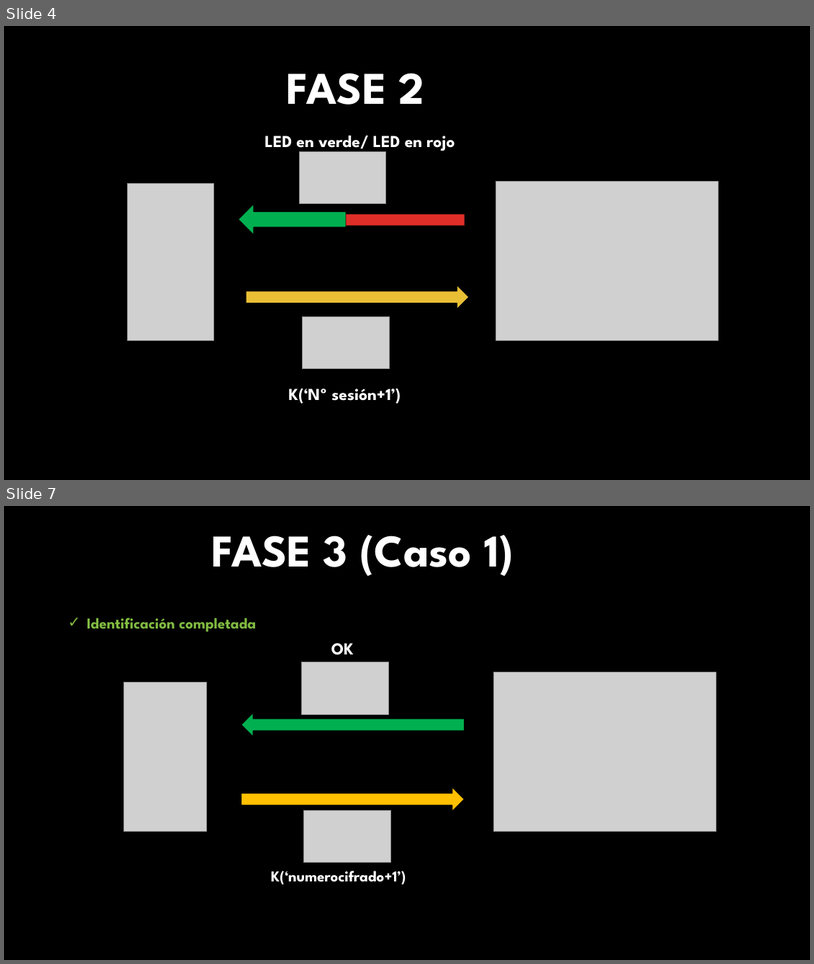
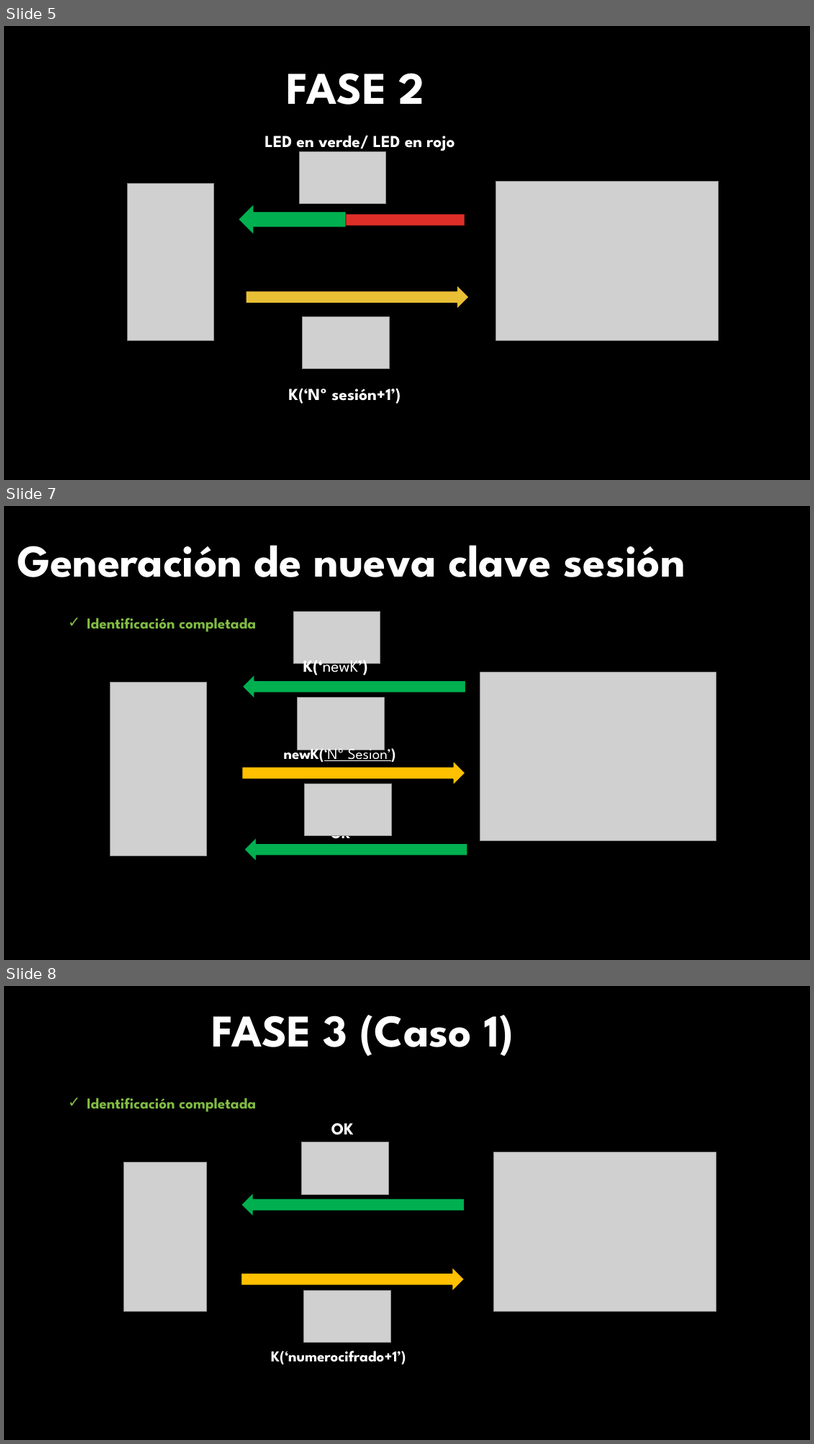
Before and after one commit to UVaNoobs/BlueFingerprint, a slide deck: PresentaciónFinal.pptx. Shown one above the other, each under a label of ours: slides 4 and 7 before the commit, slides 5, 7 and 8 after it; the slides between them are not shown. The pictures are 814x964 and 814x1444 pixels, drawn with LibreOffice and Linux fonts; fonts in the diff are those of the drawing; grey boxes stand for pictures; background and template pictures are left out. Boxes give left, top, right and bottom in pixels: in the first picture for what was removed or moved away, otherwise in the second. Text is boxed around its words. In the diff, an @@ line names an element or a change of style, - is before the commit and + after.

```diff
--- a/PresentaciónFinal.pptx
+++ b/PresentaciónFinal.pptx
@@ slide 7 added at [4,506,810,960], background #000000 @@
@@ text added at [17,545,686,577], 54 pt, text #FFFFFF, bold @@
+Generación de nueva clave sesión
@@ picture added at [293,612,381,664] @@
@@ text added at [87,618,256,632], 18 pt, text #81BB42, bold @@
+✓ Identificación completada
@@ text added at [304,655,368,677], 20 pt, text #FFFFFF, bold @@
+K(‘newK’)
@@ left arrow added at [242,674,466,698], fill #00B050, outline #000000 1 pt @@
@@ picture added at [480,672,717,841] @@
@@ picture added at [111,682,206,856] @@
@@ picture added at [298,698,384,750] @@
@@ right arrow added at [242,761,466,785], fill #FFC000, outline #000000 1 pt @@
@@ text added at [284,744,396,762], 18 pt, text #FFFFFF, underline @@
+newK(‘Nº Sesion’)
@@ picture added at [305,784,392,836] @@
@@ left arrow added at [244,837,468,861], fill #00B050, outline #000000 1 pt @@
@@ text added at [331,835,351,842], 18 pt, text #FFFFFF, bold @@
+OK
@@ what was slide 4 is now slide 5 @@
@@ what was slide 7 is now slide 8 @@
```
Also in this commit, not shown: 5 slides changed, 1 other slide added, 1 slide removed.
